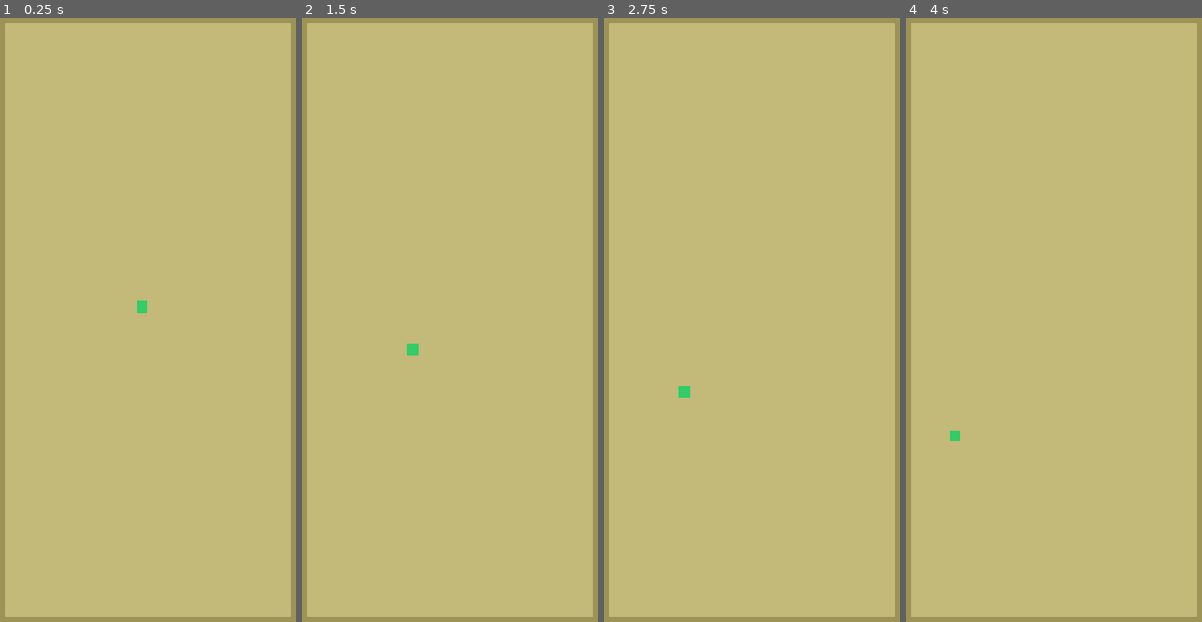
Above: before the commit, frames 1-4 (left to right).
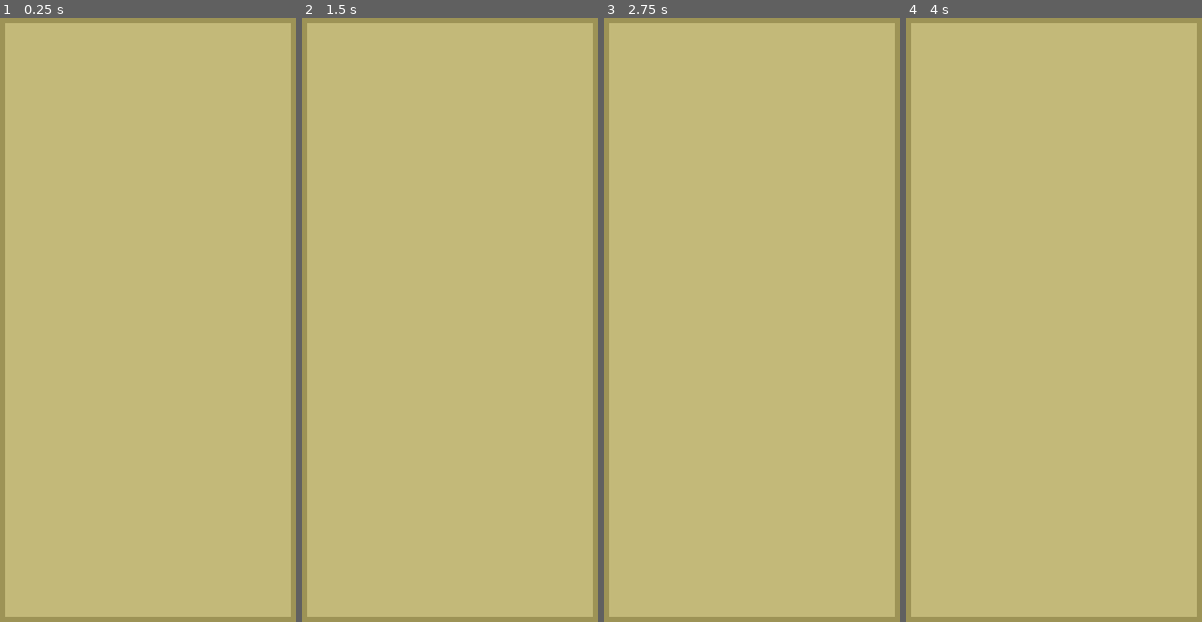
Above: after the commit, the same moments.

Repository: SamuelMTL/BackroomsEvolution
Game: Godot game, scene res://Scenes/main.tscn
Two runs of this game, one before a commit and one after it. Both use one fixed random seed, a clock stepped at 60 frames per second and the inputs below.
Inputs (mouse positions are in pixels of both pictures, inside the frame that each line leads up to):
- Up to frame 1 (0.25 s): no input
- Up to frame 2 (1.5 s): move the mouse to (532, 283) at 0.52 s; click (532, 283) at 0.67 s; drag from (373, 350) to (outside the picture) at 1.27 s
- Up to frame 3 (2.75 s): move the mouse to (790, 169) at 2.02 s; click (790, 169) at 2.17 s
- Up to frame 4 (4 s): drag from (1033, 452) to (outside the picture) at 2.77 s; move the mouse to (1166, 422) at 3.52 s; click (1166, 422) at 3.67 s

The runs differ from the first frame. In frame 1, less than 0.1% of the frame differs, in the area x 46-50%, y 46-49%; in frame 2, less than 0.1%, in the area x 35-40%, y 53-56%; in frame 3, less than 0.1%; in frame 4, less than 0.1%.

Commit message:
littleman clicável e arrastavel

Diff:
--- a/backrooms-evolution/Entitys/LittleMan.gd
+++ b/backrooms-evolution/Entitys/LittleMan.gd
@@ -1,15 +1,53 @@
 extends CharacterBody2D
 
 const SPEED := 120.0
+const SIZE := 32.0
+
+var _dragging := false
+var _drag_offset := Vector2.ZERO
+
 
 func _ready() -> void:
-	_pick_random_direction()
+	pick_random_direction()
+
+
+func _input(event: InputEvent) -> void:
+	if event is InputEventMouseButton and event.button_index == MOUSE_BUTTON_LEFT:
+		if event.pressed:
+			var mouse := get_global_mouse_position()
+			if (mouse - global_position).length() <= SIZE:
+				_dragging = true
+				_drag_offset = mouse - global_position
+		else:
+			if _dragging:
+				_dragging = false
+				pick_random_direction()
+
+	elif event is InputEventScreenTouch:
+		if event.pressed:
+			if (event.position - global_position).length() <= SIZE:
+				_dragging = true
+				_drag_offset = event.position - global_position
+		else:
+			if _dragging:
+				_dragging = false
+				pick_random_direction()
+
+
+func _process(_delta: float) -> void:
+	if not _dragging:
+		return
+	position = get_global_mouse_position() - _drag_offset
+
 
 func _physics_process(_delta: float) -> void:
+	if _dragging:
+		return
 	var collision := move_and_collide(velocity * _delta)
 	if collision:
 		velocity = velocity.bounce(collision.get_normal())
 
-func _pick_random_direction() -> void:
+
+func pick_random_direction() -> void:
 	var angle := randf() * TAU
 	velocity = Vector2(cos(angle), sin(angle)) * SPEED
--- a/backrooms-evolution/Entitys/LittleMan.tscn
+++ b/backrooms-evolution/Entitys/LittleMan.tscn
@@ -3,16 +3,16 @@
 [ext_resource type="Script" path="res://Entitys/LittleMan.gd" id="1_littleman"]
 
 [sub_resource type="RectangleShape2D" id="RectangleShape2D_littleman"]
-size = Vector2(32, 32)
+size = Vector2(64, 64)
 
 [node name="LittleMan" type="CharacterBody2D" unique_id=1511191073]
 script = ExtResource("1_littleman")
 
 [node name="Visual" type="ColorRect" parent="."]
-offset_left = -16.0
-offset_top = -16.0
-offset_right = 16.0
-offset_bottom = 16.0
+offset_left = -32.0
+offset_top = -32.0
+offset_right = 32.0
+offset_bottom = 32.0
 color = Color(0.2, 0.8, 0.4, 1)
 
 [node name="CollisionShape2D" type="CollisionShape2D" parent="."]
--- /dev/null
+++ b/backrooms-evolution/Scenes/main.gd
@@ -0,0 +1,22 @@
+extends Node2D
+
+@export var spawn_interval: float = 10.0
+
+const LittleMan = preload("res://Entitys/LittleMan.tscn")
+
+# Área jogável (dentro das paredes)
+const SPAWN_AREA := Rect2(136, 121, 814, 1683)
+
+@onready var spawn_timer: Timer = $SpawnTimer
+
+func _ready() -> void:
+	spawn_timer.wait_time = spawn_interval
+	spawn_timer.start()
+
+func _on_spawn_timer_timeout() -> void:
+	var little_man := LittleMan.instantiate()
+	little_man.position = Vector2(
+		randf_range(SPAWN_AREA.position.x, SPAWN_AREA.end.x),
+		randf_range(SPAWN_AREA.position.y, SPAWN_AREA.end.y)
+	)
+	add_child(little_man)
--- a/backrooms-evolution/Scenes/main.tscn
+++ b/backrooms-evolution/Scenes/main.tscn
@@ -1,6 +1,6 @@
 [gd_scene format=3 uid="uid://qgvxnmfm1hm2"]
 
-[ext_resource type="PackedScene" uid="uid://c0vqlkxoganly" path="res://Entitys/LittleMan.tscn" id="1_littleman"]
+[ext_resource type="Script" uid="uid://bjh4dhrgp3myu" path="res://Scenes/main.gd" id="1_main_script"]
 
 [sub_resource type="RectangleShape2D" id="RectangleShape2D_7dm0k"]
 size = Vector2(1095, 122)
@@ -21,6 +21,7 @@
 size = Vector2(136, 1919)
 
 [node name="Main" type="Node2D" unique_id=965926756]
+script = ExtResource("1_main_script")
 
 [node name="ColorRect" type="ColorRect" parent="." unique_id=276742492]
 anchors_preset = 15
@@ -114,27 +115,34 @@
 position = Vector2(64, 954)
 shape = SubResource("RectangleShape2D_ig7tw")
 
-[node name="WallTop" type="StaticBody2D" parent="."]
-[node name="CollisionShape2D" type="CollisionShape2D" parent="WallTop"]
+[node name="WallTop" type="StaticBody2D" parent="." unique_id=855412549]
+
+[node name="CollisionShape2D" type="CollisionShape2D" parent="WallTop" unique_id=79405700]
 position = Vector2(543, 61)
 shape = SubResource("RectangleShape2D_wall_top")
 
-[node name="WallBottom" type="StaticBody2D" parent="."]
+[node name="WallBottom" type="StaticBody2D" parent="." unique_id=267419616]
 position = Vector2(0, 1804)
-[node name="CollisionShape2D" type="CollisionShape2D" parent="WallBottom"]
+
+[node name="CollisionShape2D" type="CollisionShape2D" parent="WallBottom" unique_id=6745497]
 position = Vector2(546, 60)
 shape = SubResource("RectangleShape2D_wall_bottom")
 
-[node name="WallLeft" type="StaticBody2D" parent="."]
-[node name="CollisionShape2D" type="CollisionShape2D" parent="WallLeft"]
+[node name="WallLeft" type="StaticBody2D" parent="." unique_id=1609643126]
+
+[node name="CollisionShape2D" type="CollisionShape2D" parent="WallLeft" unique_id=835770046]
 position = Vector2(68, 959)
 shape = SubResource("RectangleShape2D_wall_left")
 
-[node name="WallRight" type="StaticBody2D" parent="."]
+[node name="WallRight" type="StaticBody2D" parent="." unique_id=1772958013]
 position = Vector2(950, 0)
-[node name="CollisionShape2D" type="CollisionShape2D" parent="WallRight"]
+
+[node name="CollisionShape2D" type="CollisionShape2D" parent="WallRight" unique_id=1701832202]
 position = Vector2(68, 959)
 shape = SubResource("RectangleShape2D_wall_right")
 
-[node name="LittleMan" type="CharacterBody2D" parent="." instance=ExtResource("1_littleman")]
-position = Vector2(543, 900)
+[node name="SpawnTimer" type="Timer" parent="." unique_id=1211944361]
+wait_time = 3.0
+autostart = true
+
+[connection signal="timeout" from="SpawnTimer" to="." method="_on_spawn_timer_timeout"]
Not shown, added: backrooms-evolution/Scenes/main.gd.uid
